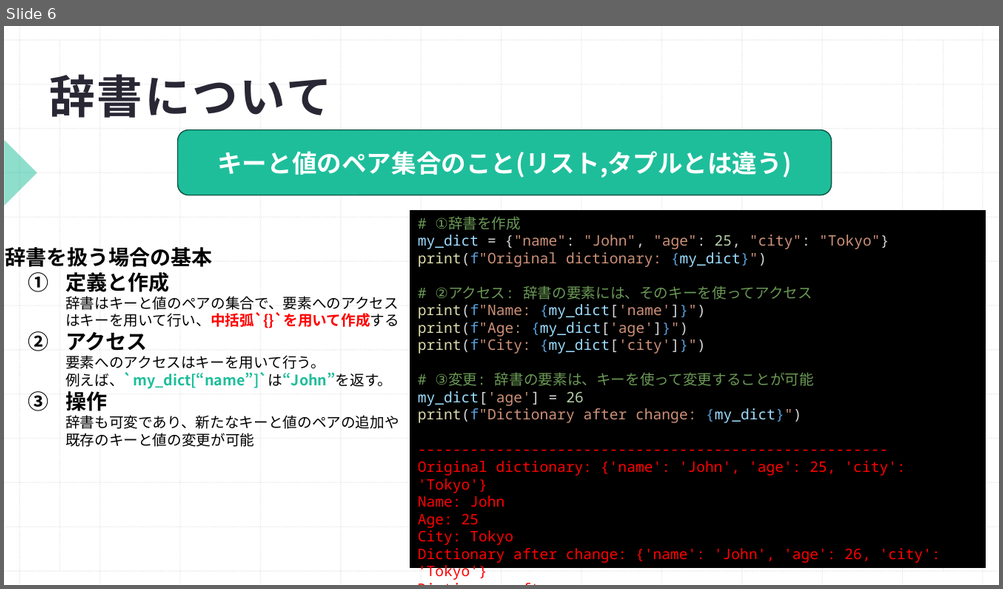
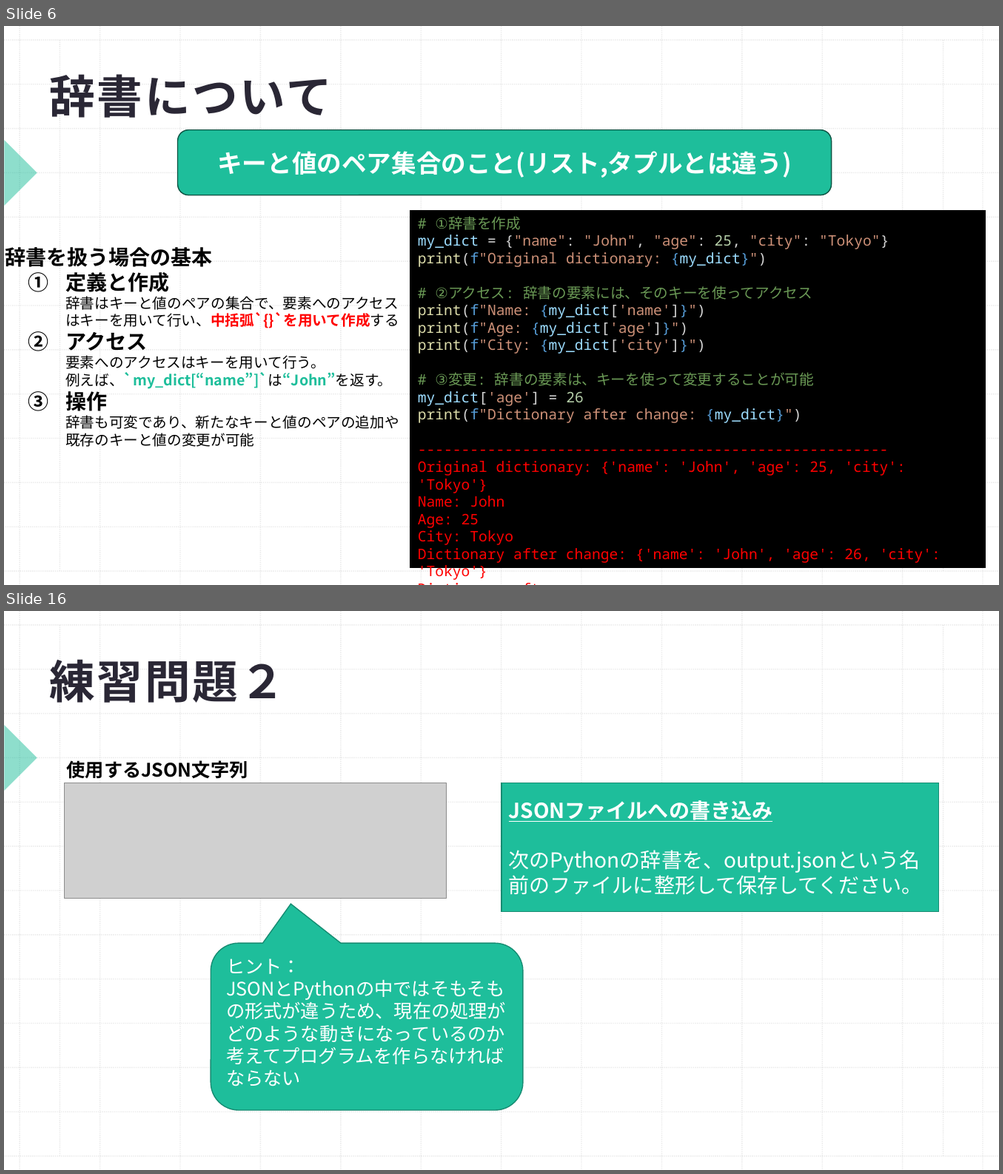
Before and after one commit to Shohei1129/Python_traning, a slide deck: プログラミング勉強会Python編(4.データ構造).pptx. Shown one above the other, each under a label of ours: slide 6 before the commit, slides 6 and 16 after it; the slides between them are not shown. The pictures are 1003x589 and 1003x1174 pixels, drawn with LibreOffice and Linux fonts; fonts in the diff are those of the drawing; grey boxes stand for pictures. Boxes give left, top, right and bottom in pixels: in the first picture for what was removed or moved away, otherwise in the second. Text is boxed around its words. In the diff, an @@ line names an element or a change of style, - is before the commit and + after.

```diff
--- a/プログラミング勉強会Python編(4.データ構造).pptx
+++ b/プログラミング勉強会Python編(4.データ構造).pptx
@@ slide 16 added at box(4, 611, 999, 1170), background #FFFFFF; not listed: 29 template elements that a slide beside it also shows @@
@@ title added at box(50, 659, 286, 703), 44 pt, text #2A2735, bold @@
+練習問題２
@@ text added at box(67, 760, 248, 779), 18 pt, text #000000, bold @@
+使用するJSON文字列
@@ picture added at box(65, 783, 447, 899) @@
@@ rectangle added at box(502, 783, 939, 911), fill #1EBE9B, outline #168D73 1 pt, 20 pt, text #FFFFFF @@
+JSONファイルへの書き込み
+次のPythonの辞書を、output.jsonという名前のファイルに整形して保存してください。
@@ rounded speech box added at box(210, 944, 523, 1111), fill #1EBE9B, outline #168D73 1 pt, 18 pt, text #FFFFFF @@
+ヒント：
+JSONとPythonの中ではそもそもの形式が違うため、現在の処理がどのような動きになっているのか考えてプログラムを作らなければならない
```
Also in this commit, not shown: 1 slide changed, 9 other slides added.
